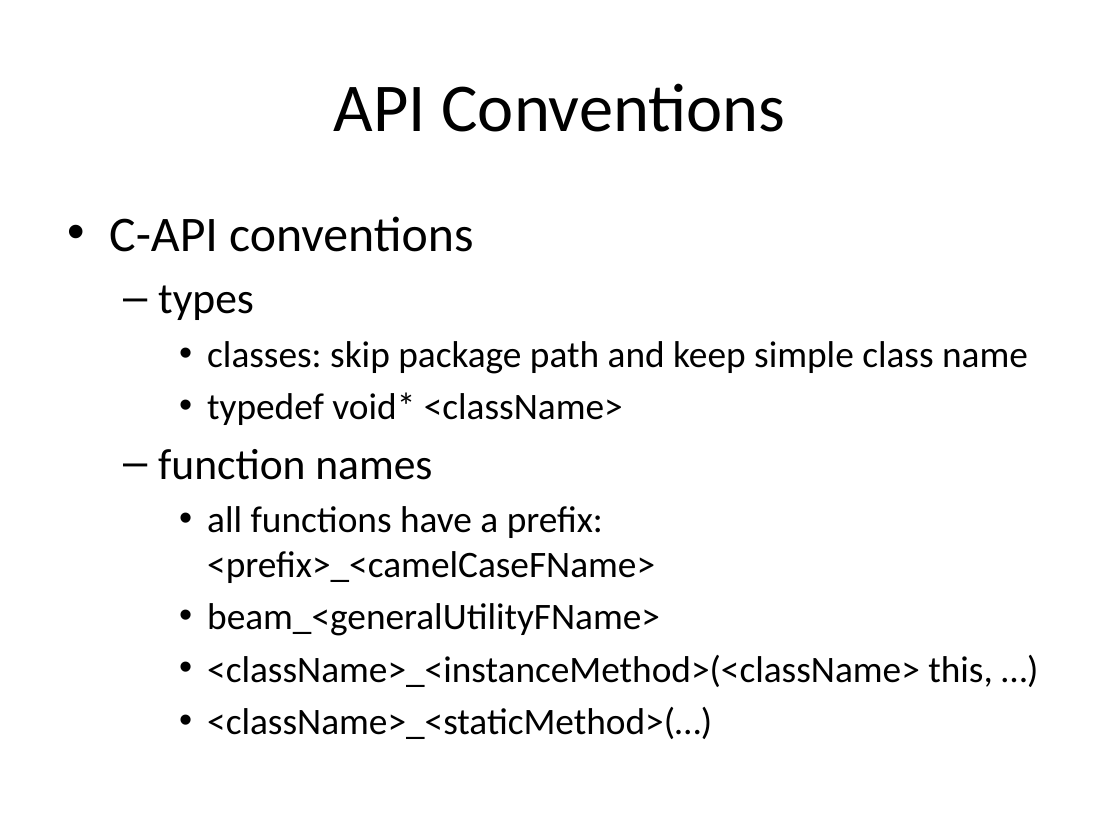
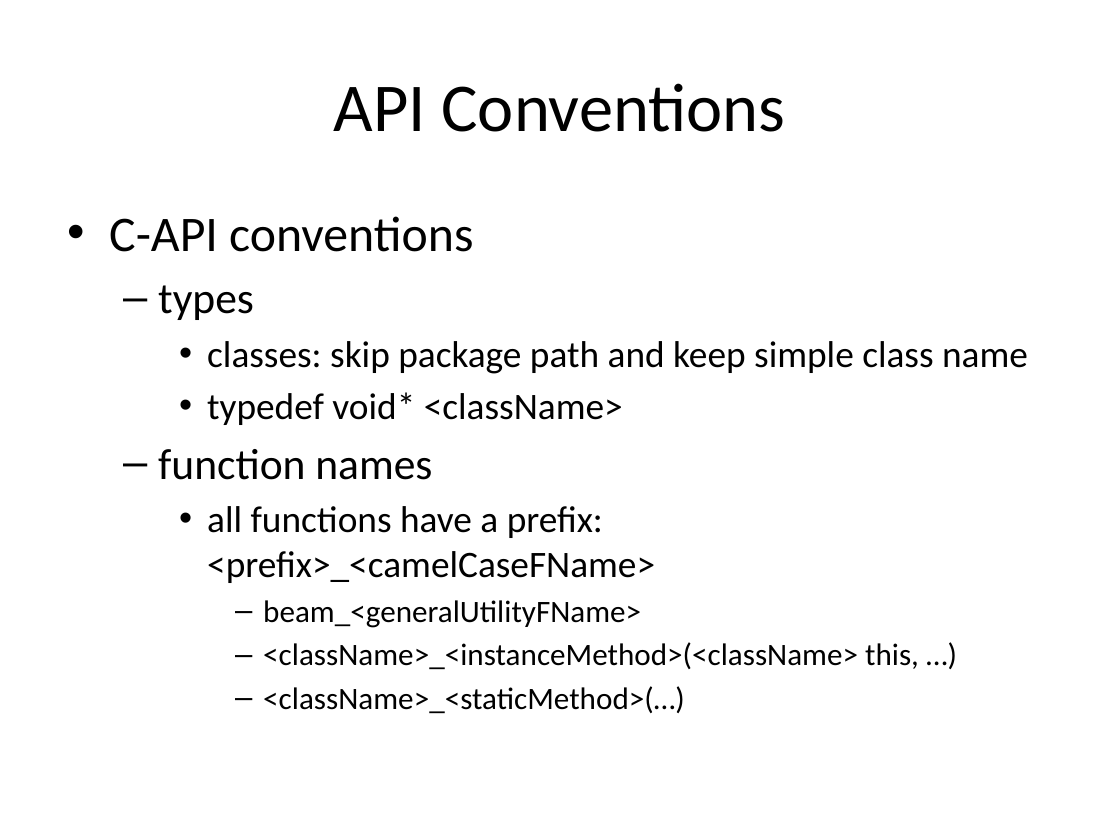
Before and after one commit to bcdev/beam-extapi, a slide deck: slide 7 of docs/beam-extapi.pptx. Drawn at 1120x840 pixels with LibreOffice and Linux fonts; fonts in the diff are those of the drawing. Boxes give left, top, right and bottom in pixels: in the first picture for what was removed or moved away, otherwise in the second. Text is boxed around its words. In the diff, an @@ line names an element or a change of style, - is before the commit and + after.

Commit message:
ûpdate

```diff
--- a/docs/beam-extapi.pptx
+++ b/docs/beam-extapi.pptx
@@ text at [263, 600, 919, 714]: size 24 to 20 pt in "beam_<generalUtilityFName>", "<className>_<instanceMethod>(<className> this, …)", "<className>_<staticMethod>(…)"; bullet • to –; list level 3 to 4 in "beam_<generalUtilityFName>"; list level 3 to 4 in "<className>_<instanceMethod>(<className> this, …)"; list level 3 to 4 in "<className>_<staticMethod>(…)" @@
```
